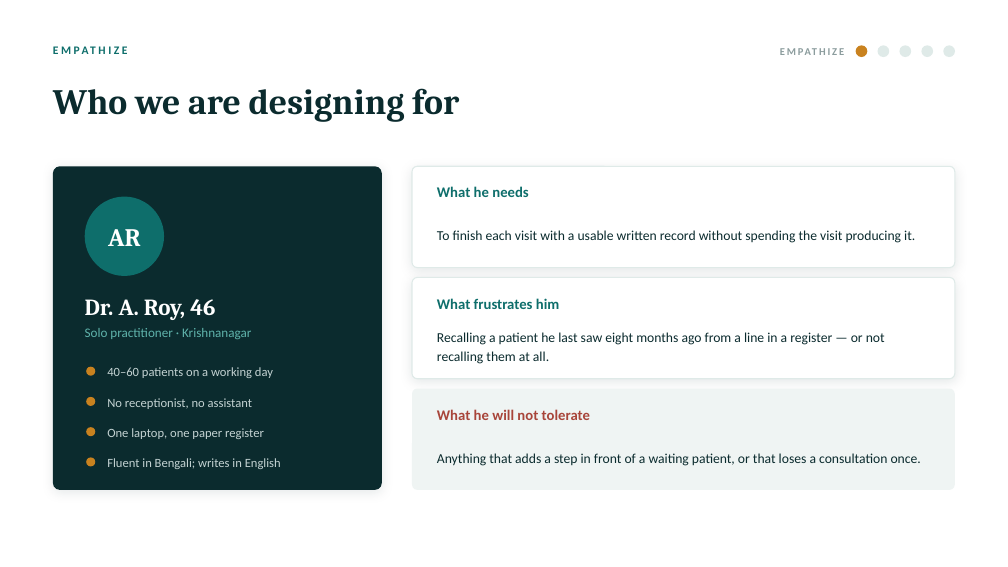
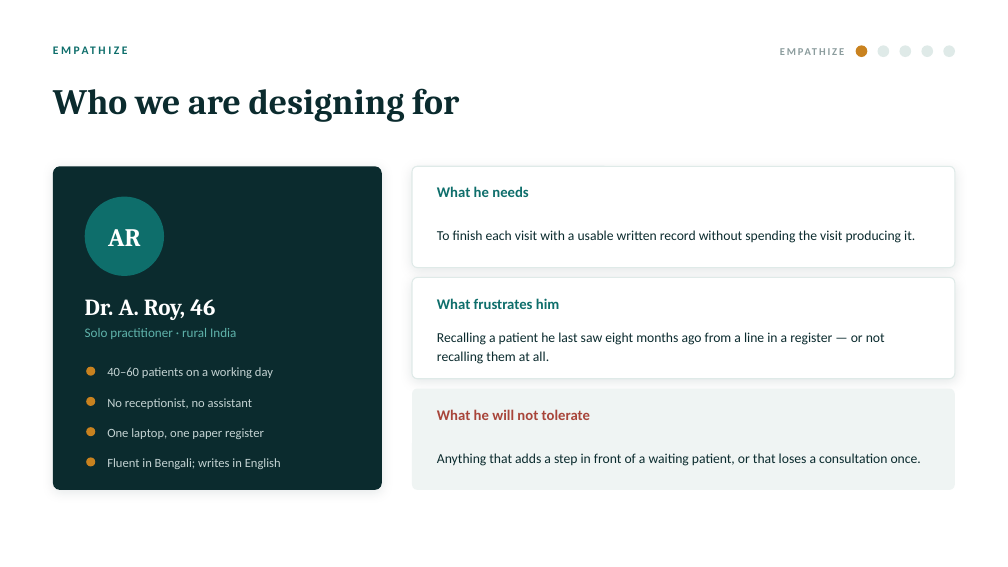
Before and after one commit to realishaanseal/clinicos, a slide deck: slide 7 of artifacts/ClinicOS_DesignThinking_Deck.pptx. Drawn at 1008x567 pixels with LibreOffice and Linux fonts; fonts in the diff are those of the drawing. Boxes give left, top, right and bottom in pixels: in the first picture for what was removed or moved away, otherwise in the second. Text is boxed around its words. In the diff, an @@ line names an element or a change of style, - is before the commit and + after.

```diff
--- a/artifacts/ClinicOS_DesignThinking_Deck.pptx
+++ b/artifacts/ClinicOS_DesignThinking_Deck.pptx
@@ text at box(85, 328, 236, 339): text changed @@
-Solo practitioner · Krishnanagar
+Solo practitioner · rural India
```
Also in this commit, not shown: 5 other slides changed.
